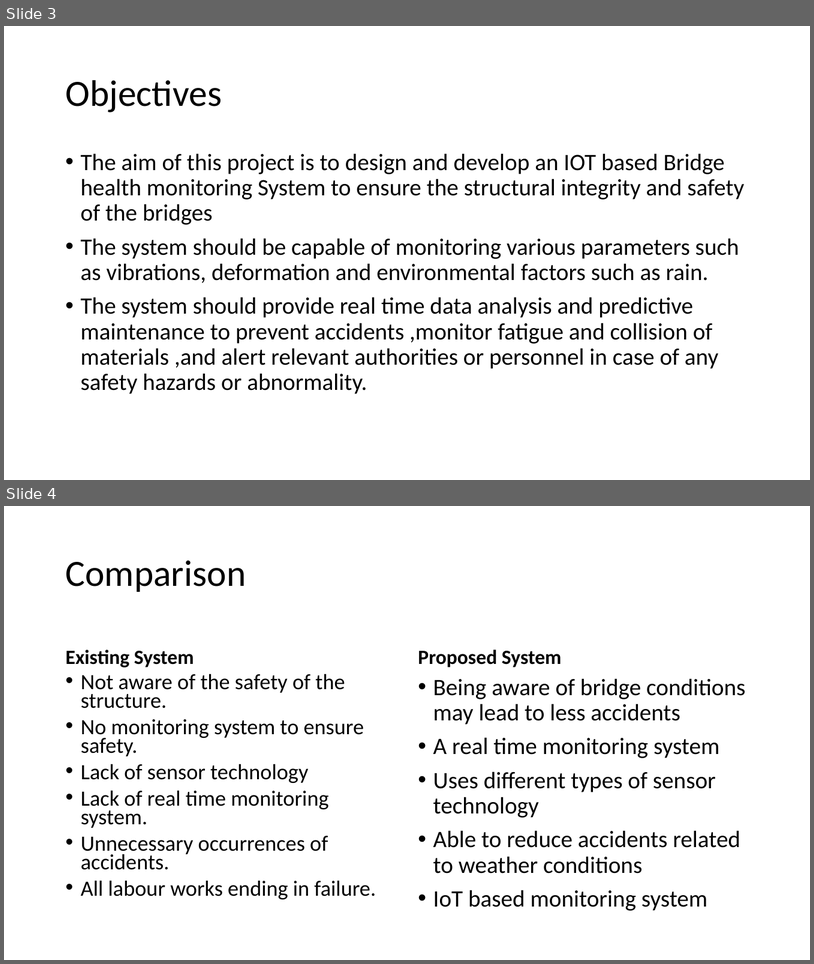
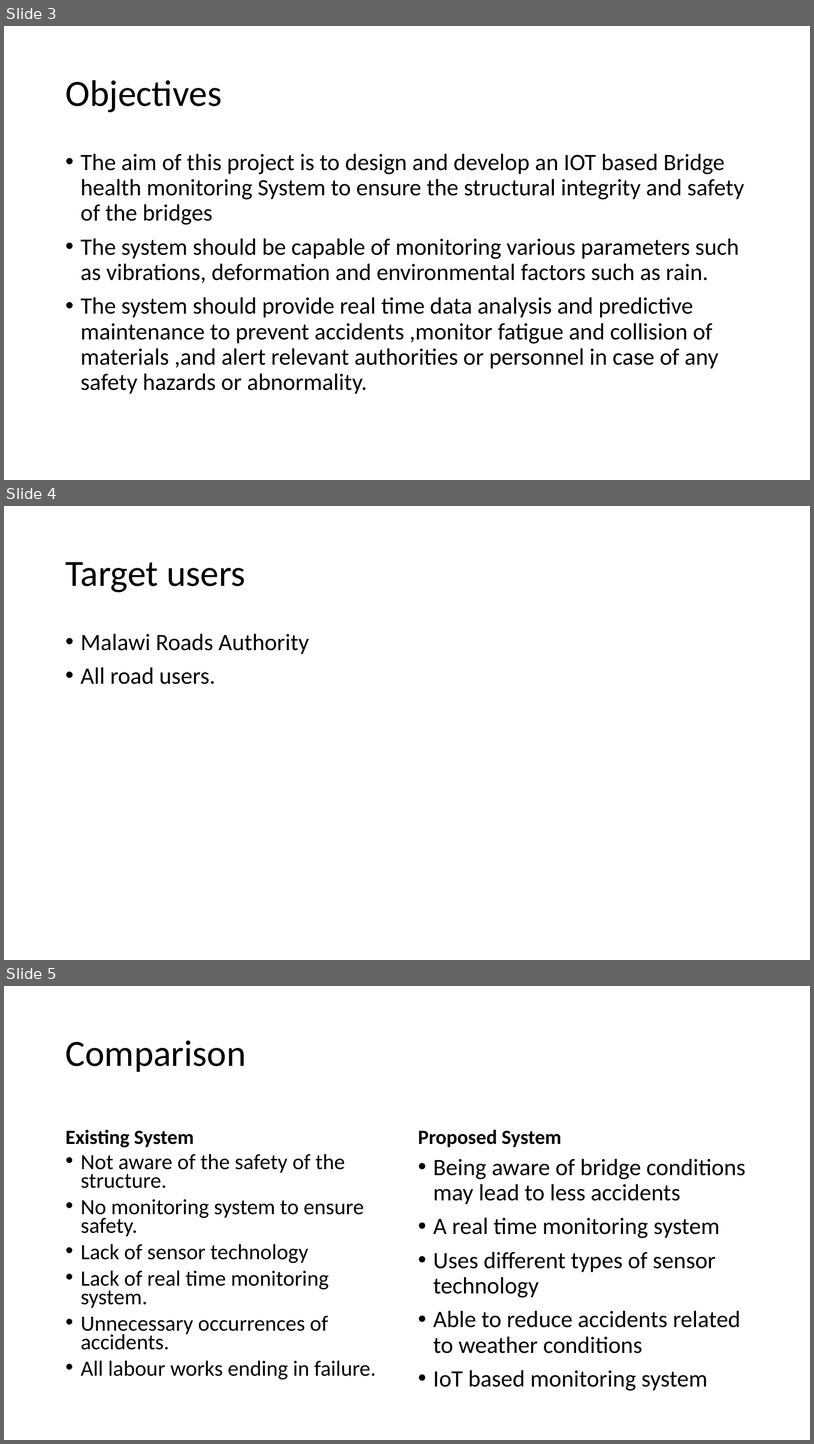
Before and after one commit to patrickmabziness360/Bridge_Health_Monitoring_System, a slide deck: Project Documents/IOT BRIDGE HEALTH MONITORING SYSTEM.pptx. Shown one above the other, each under a label of ours: slides 3 and 4 before the commit, slides 3, 4 and 5 after it. The pictures are 814x964 and 814x1444 pixels, drawn with LibreOffice and Linux fonts; fonts in the diff are those of the drawing. Boxes give left, top, right and bottom in pixels: in the first picture for what was removed or moved away, otherwise in the second. Text is boxed around its words. In the diff, an @@ line names an element or a change of style, - is before the commit and + after.

```diff
--- a/Project Documents/IOT BRIDGE HEALTH MONITORING SYSTEM.pptx
+++ b/Project Documents/IOT BRIDGE HEALTH MONITORING SYSTEM.pptx
@@ slide 4 added at [4, 506, 810, 960], background #FFFFFF @@
@@ title added at [65, 562, 246, 592], 44 pt, text #000000 @@
+Target users
@@ text added at [81, 633, 309, 684], 28 pt, text #000000 @@
+• Malawi Roads Authority
+• All road users.
@@ what was slide 4 is now slide 5 @@
```
Also in this commit, not shown: 1 other slide added, 6 other files.
